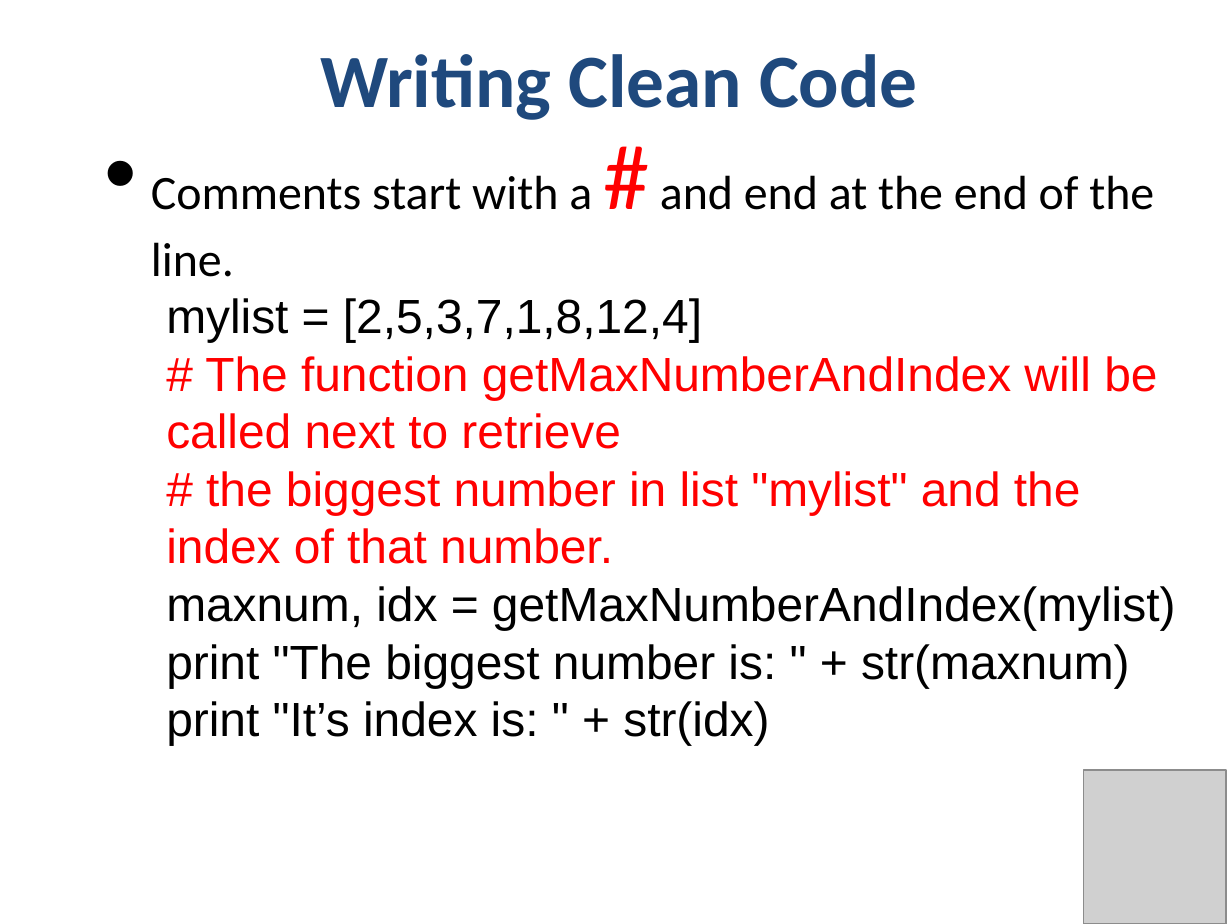
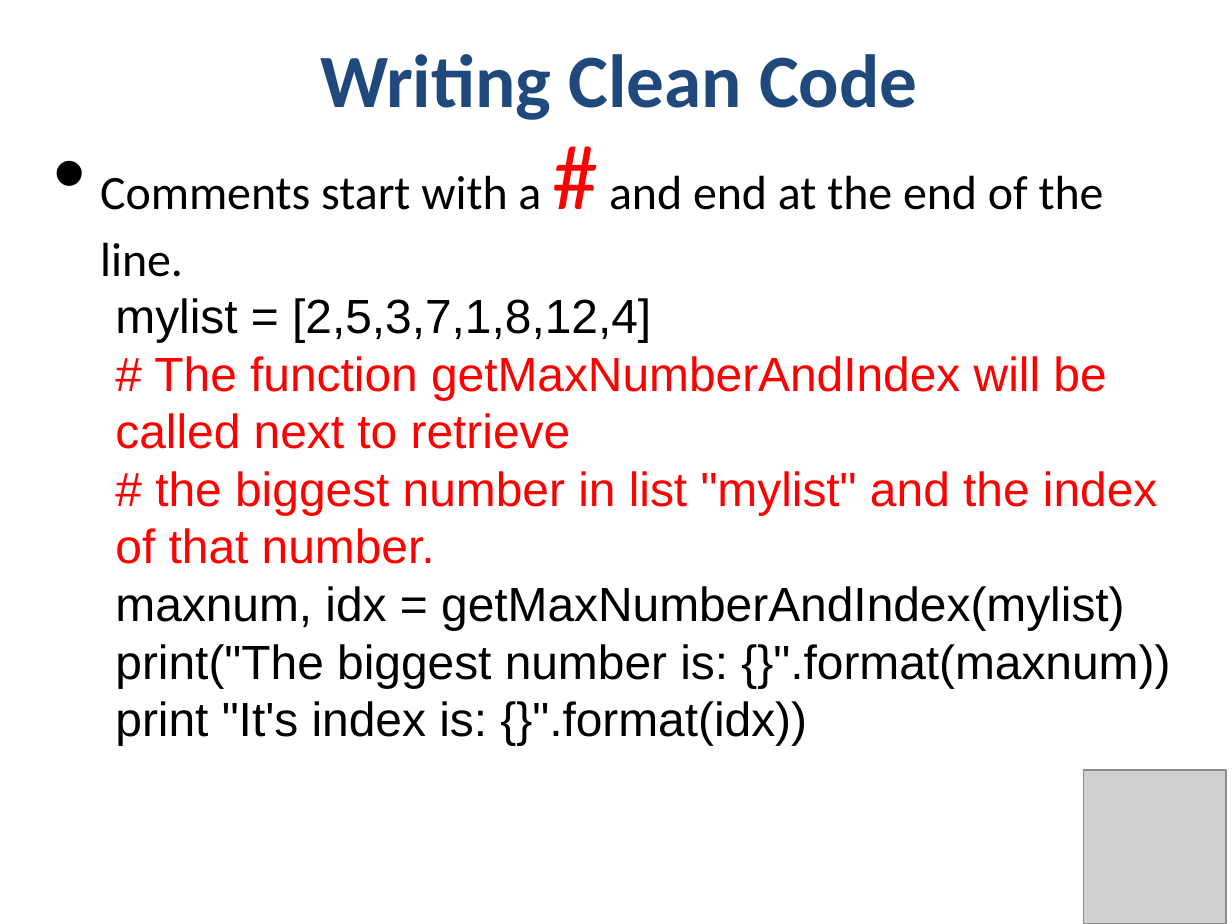
Before and after one commit to phonedude/cs532-s17, a slide deck: slide 53 of slides/week-02-python.pptx. Drawn at 1232x924 pixels with LibreOffice and Linux fonts; fonts in the diff are those of the drawing; grey boxes stand for pictures. Boxes give left, top, right and bottom in pixels: in the first picture for what was removed or moved away, otherwise in the second. Text is boxed around its words. In the diff, an @@ line names an element or a change of style, - is before the commit and + after.

```diff
--- a/slides/week-02-python.pptx
+++ b/slides/week-02-python.pptx
@@ text "Comments start with a # ...": place and size @@
-text "Comments start with a # ..." at (151, 175, 1176, 745)
+text "Comments start with a # ..." at (100, 175, 1170, 745)
@@ text at (115, 644, 1170, 745): text changed @@
-  print "The biggest number is: " + str(maxnum)
-  print "It’s index is: " + str(idx)
+  print("The biggest number is: {}".format(maxnum))
+  print "It's index is: {}".format(idx))
```
Also in this commit, not shown: 15 other slides changed, 1 other file.
